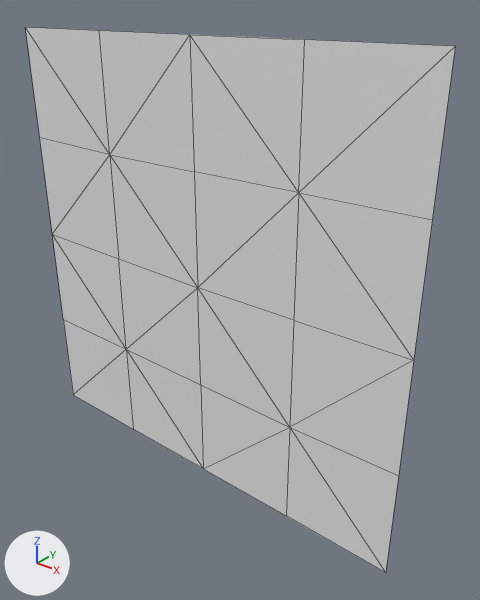
Before and after pictures for a commit that changed the COLLADA model crimen2/assets/piso.dae.
Before and after are seen from a 50 mm lens placed at (46.9, -53.4, 66.5), pointed at (-13.4, 21.9, 19.8). Every picture has the same lights, and +X, +Y and +Z are marked at lower left. Mesh edges are drawn as thin lines. Where no turn or scale is listed for an object, it has been applied to the vertices.

Names of what the first picture shows: 'piso'.
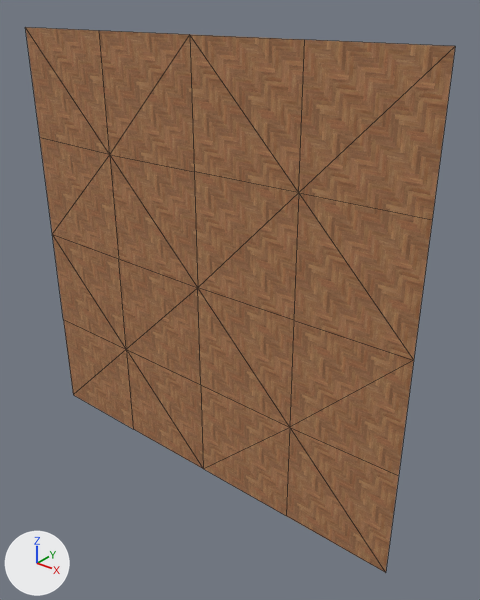
The newer file is also turned or shifted as a whole; pictures and numbers use the older file's frame.

Where the change shows, as pixel boxes [x1, y1, x2, y2] in the pictures (480 x 600 px):
'piso', recoloured (grey to brown): [25, 27, 455, 573] in both

Diff of the bpy script that builds the scene:
```diff
--- a/crimen2/assets/piso.dae.py
+++ b/crimen2/assets/piso.dae.py
@@ img_piso_png @@
+img_piso_png = load_image('piso.png', 'piso.png', 1024, 1024, 'sRGB')
@@ mat_material0 @@
+mat_material0 = principled_material('material0')
+mat_material0.texture = img_piso_png
+mat_material0.roughness = 0.9
@@ me_piso @@
 me_piso.from_pydata(...)  # 25 vertices, 32 faces; spans x -60.4..14.6, y 29.6, z -0.7..75.4
+me_piso.materials.append(mat_material0)  # picture img_piso_png
```
